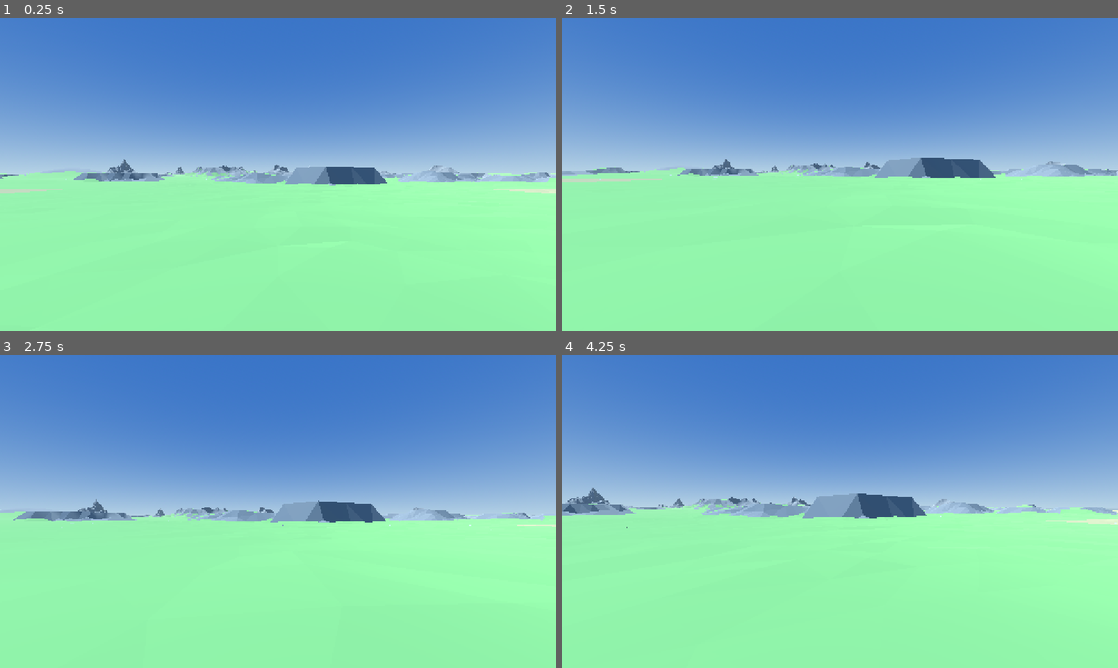
Above: before the commit, frames 1-4 (two rows, left to right).
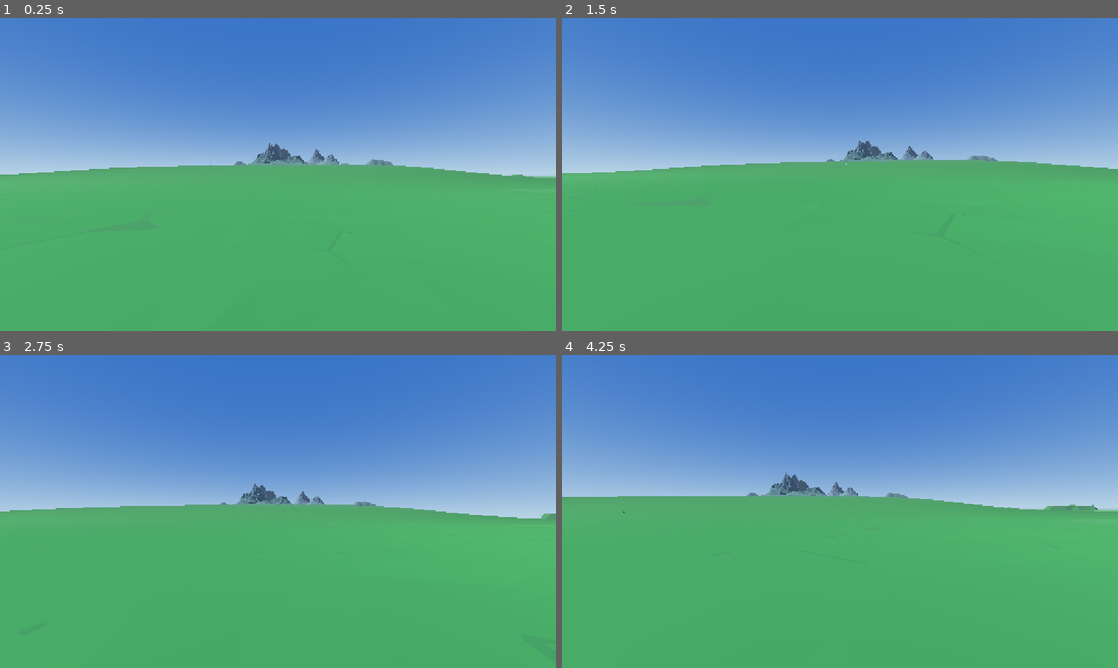
Above: after the commit, the same moments.

Repository: Botopai50/jogo-3d-godot
Game: Godot game, scene res://scenes/main.tscn
Same seed, same stepped clock (60 frames per second), same inputs: the game is played once before the commit and once after it.
Inputs (mouse positions are in pixels of both pictures, inside the frame that each line leads up to):
- Up to frame 1 (0.25 s): no input
- Up to frame 2 (1.5 s): move the mouse to (867, 174) at 0.52 s; press the mouse at (867, 174) at 0.53 s; hold W (move_forward) from 0.53 s (still down); tap Space (jump) at 0.77 s; move the mouse to (812, 174) at 1.27 s; release the mouse at (812, 174) at 1.28 s; tap Shift (sprint) at 1.35 s
- Up to frame 3 (2.75 s): keep holding W (move_forward); tap Space (jump) at 1.52 s; move the mouse to (289, 505) at 2.02 s; press the mouse at (289, 505) at 2.03 s
- Up to frame 4 (4.25 s): keep holding W (move_forward); move the mouse to (834, 517) at 2.77 s; release the mouse at (834, 517) at 2.78 s; tap Shift (sprint) at 2.85 s; click (834, 517) at 2.92 s; tap Space (jump) at 3.02, 3.77 s; move the mouse to (878, 514) at 3.52 s; press the mouse at (878, 514) at 3.53 s

The runs differ from the first frame. In frame 1, 53% of the frame differs, in the area x 0-100%, y 40-100%; in frame 2, 54%; in frame 3, 52%; in frame 4, 54%, in the area x 0-100%, y 37-100%.

Commit message:
feat(cenario): costa organica continua e relevo global da ilha
Aplica a entrega do Codex sobre o gerador da ilha.

- altura macro compartilhada por todos os modulos: a costa fica no nivel
  do mar e o interior sobe ate ~22 m antes dos relevos locais. Como a
  funcao depende so da posicao global, vertices coincidentes de cenas
  diferentes recebem exatamente a mesma altura e nao abrem degrau
- os vertices de cada modulo sao deformados com essa altura e a colisao e
  refeita a partir da mesma malha, entao o que se ve e onde se pisa
  continuam sendo a mesma superficie
- malha costeira procedural continua envolve a grade, mistura o verde com
  a areia, mergulha sob o mar e elimina a silhueta quadrada de 100 m
- limite fisico passa a acompanhar o contorno organico (96 segmentos
  orientados) no lugar das paredes alinhadas as celulas
- relevo forte concentrado numa cadeia curta no miolo, com planicies
  amplas em volta
- shaders/terreno_continuo.gdshader pinta o terreno em coordenadas
  globais, sem repetir textura a cada celula

O teste automatizado ganhou verificacoes para a costa organica, o
casamento entre limite fisico e contorno, o predominio das planicies, a
variacao de altura do terreno base e o material continuo nos props.

Cena menor que a anterior: 75 modulos e 188 mil triangulos, contra 116 e
294 mil.

Co-Authored-By: Claude Opus 5 <noreply@anthropic.com>
Claude-Session: https://claude.ai/code/session_01Yagaft9n3ztCLVUgNcBPFz

Diff:
--- a/scripts/world/gerador_da_ilha.gd
+++ b/scripts/world/gerador_da_ilha.gd
@@ -16,6 +16,7 @@
 const PASTA_TERRENO := "res://scenes/modules/terrain/"
 const PASTA_PROPS := "res://scenes/modules/props/"
 const PASTA_ILHOTAS := "res://scenes/modules/islets/"
+const SHADER_TERRENO_CONTINUO := preload("res://shaders/terreno_continuo.gdshader")
 
 ## Modulos por faixa de relevo, do centro para a borda.
 ##
@@ -53,12 +54,18 @@
 @export_range(0.0, 0.5, 0.01) var irregularidade_da_costa := 0.18
 ## Mesma semente sempre gera exatamente a mesma ilha.
 @export var semente := 20260830
+## Largura aproximada da faixa costeira organica que aparece alem dos modulos.
+@export_range(20.0, 160.0, 5.0) var largura_da_costa := 55.0
+## Quantidade de lados da silhueta costeira. Valores altos deixam a curva suave.
+@export_range(32, 192, 8) var segmentos_da_costa := 96
+## Quanto a beirada da praia mergulha sob o nivel do mar.
+@export_range(0.1, 3.0, 0.05) var profundidade_da_beirada := 0.8
 
 @export_group("Detalhes")
 ## Quantas montanhas isoladas colocar sobre celulas planas.
-@export_range(0, 8, 1) var quantidade_de_marcos := 4
+@export_range(0, 8, 1) var quantidade_de_marcos := 1
 ## Quantas rochas menores espalhar.
-@export_range(0, 80, 1) var quantidade_de_rochas := 26
+@export_range(0, 80, 1) var quantidade_de_rochas := 10
 ## Quantas ilhotas fundear no mar.
 @export_range(0, 12, 1) var quantidade_de_ilhotas := 5
 ## Altura das paredes invisiveis que seguram o personagem na ilha.
@@ -68,6 +75,7 @@
 var _celulas: Dictionary = {}
 var _celula_de_nascimento := Vector2i.ZERO
 var _aleatorio := RandomNumberGenerator.new()
+var _material_terreno_continuo: ShaderMaterial
 
 
 func _ready() -> void:
@@ -88,6 +96,7 @@
 	var raiz_detalhes := _novo_grupo("Detalhes")
 	var raiz_ilhotas := _novo_grupo("Ilhotas")
 
+	_montar_base_organica()
 	_montar_terreno(raiz_terreno)
 	_montar_limite()
 	_montar_marcos(raiz_detalhes)
@@ -98,10 +107,12 @@
 ## Onde o personagem deve nascer: centro da celula reservada, um pouco acima do
 ## chao para ele assentar com a propria gravidade.
 func posicao_de_nascimento() -> Vector3:
+	var x := _celula_de_nascimento.x * tamanho_do_modulo
+	var z := _celula_de_nascimento.y * tamanho_do_modulo
 	return Vector3(
-		_celula_de_nascimento.x * tamanho_do_modulo,
-		2.5,
-		_celula_de_nascimento.y * tamanho_do_modulo
+		x,
+		_altura_macro_do_terreno(x, z) + 2.5,
+		z
 	)
 
 
@@ -124,6 +135,86 @@
 	return _cache[caminho]
 
 
+func _material_do_terreno() -> ShaderMaterial:
+	if _material_terreno_continuo == null:
+		_material_terreno_continuo = ShaderMaterial.new()
+		_material_terreno_continuo.shader = SHADER_TERRENO_CONTINUO
+	return _material_terreno_continuo
+
+
+## Altura de grande escala compartilhada por todos os modulos. Ela zera antes
+## da praia, mas ergue e ondula o interior da ilha. Como a funcao depende da
+## posicao global, dois vertices coincidentes recebem exatamente a mesma altura
+## mesmo quando pertencem a cenas diferentes.
+func _altura_macro_do_terreno(x: float, z: float) -> float:
+	var ponto := Vector2(x, z)
+	if ponto.is_zero_approx():
+		return 22.0
+	var raio := _raio_na_direcao(ponto.x, ponto.y) * tamanho_do_modulo
+	var distancia_normalizada := ponto.length() / maxf(raio, 1.0)
+	var influencia := 1.0 - smoothstep(0.50, 0.72, distancia_normalizada)
+	if influencia <= 0.0:
+		return 0.0
+
+	var domo := pow(maxf(1.0 - distancia_normalizada, 0.0), 1.5) * 22.0
+	var ondas := (
+		sin(x * 0.007 + z * 0.002 + 0.8)
+		+ sin(z * 0.009 - x * 0.001 - 1.1)
+		+ sin((x - z) * 0.005 + 2.0)
+	) * 2.0
+	return maxf((domo + ondas) * influencia, 0.0)
+
+
+## Incorpora a escala vertical e a altura macro aos vertices de uma instancia
+## e refaz sua colisao. Isso evita tanto as emendas em degrau quanto a diferenca
+## entre o que o jogador ve e a superficie onde ele pisa.
+func _deformar_modulo(modulo: Node3D, escala_vertical: float) -> void:
+	var visual := modulo.get_node_or_null("Malha") as MeshInstance3D
+	var colisao := modulo.get_node_or_null("Colisao") as CollisionShape3D
+	if visual == null or visual.mesh == null or colisao == null:
+		return
+
+	var origem := visual.mesh
+	var transformacao_original := visual.transform
+	var base_deformada := Basis.IDENTITY.scaled(Vector3(1.0, escala_vertical, 1.0)) * transformacao_original.basis
+	var transformacao_da_normal := base_deformada.inverse().transposed()
+	var malha_deformada := ArrayMesh.new()
+
+	for superficie in range(origem.get_surface_count()):
+		var arrays: Array = origem.surface_get_arrays(superficie)
+		var vertices: PackedVector3Array = arrays[Mesh.ARRAY_VERTEX]
+		var normais: PackedVector3Array = arrays[Mesh.ARRAY_NORMAL]
+
+		for indice in range(vertices.size()):
+			var vertice := transformacao_original * vertices[indice]
+			vertice.y *= escala_vertical
+			var ponto_na_ilha := modulo.transform * vertice
+			vertice.y += _altura_macro_do_terreno(ponto_na_ilha.x, ponto_na_ilha.z)
+			vertices[indice] = vertice
+
+		for indice in range(normais.size()):
+			normais[indice] = (transformacao_da_normal * normais[indice]).normalized()
+
+		arrays[Mesh.ARRAY_VERTEX] = vertices
+		arrays[Mesh.ARRAY_NORMAL] = normais
+		malha_deformada.add_surface_from_arrays(origem.surface_get_primitive_type(superficie), arrays)
+
+	visual.transform = Transform3D.IDENTITY
+	visual.mesh = malha_deformada
+	colisao.transform = Transform3D.IDENTITY
+	colisao.shape = malha_deformada.create_trimesh_shape()
+
+
+## Percorre a cena inteira porque alguns props guardam a malha mais de um
+## nivel abaixo da raiz. Assim terreno, montanhas isoladas e rochas recebem
+## exatamente o mesmo material em coordenadas globais.
+func _aplicar_material_continuo(raiz: Node) -> void:
+	if raiz is MeshInstance3D:
+		(raiz as MeshInstance3D).material_override = _material_do_terreno()
+	for filho: Node in raiz.get_children():
+		_aplicar_material_continuo(filho)
+
+
 ## Ruido barato e estavel por celula, no lugar de uma textura de ruido.
 func _ruido(gx: int, gz: int, sal: int) -> float:
 	var n := sin(float(gx) * 12.9898 + float(gz) * 78.233 + float(sal + semente) * 0.137) * 43758.5453
@@ -131,10 +222,10 @@
 
 
 ## Raio da ilha na direcao de uma celula, com a costa ondulada.
-func _raio_na_direcao(gx: int, gz: int) -> float:
-	if gx == 0 and gz == 0:
+func _raio_na_direcao(gx: float, gz: float) -> float:
+	if is_zero_approx(gx) and is_zero_approx(gz):
 		return float(raio_em_modulos)
-	var angulo := atan2(float(gz), float(gx))
+	var angulo := atan2(gz, gx)
 	var ondulacao := (
 		sin(angulo * 3.0 + float(semente % 17)) * 0.55
 		+ sin(angulo * 5.0 - float(semente % 29)) * 0.30
@@ -143,13 +234,27 @@
 	return raio_em_modulos * (1.0 + irregularidade_da_costa * ondulacao)
 
 
+## So usa um modulo quadrado quando todos os seus cantos cabem dentro da
+## costa. A praia procedural preenche a faixa restante e passa a definir a
+## silhueta da ilha, sem os antigos degraus de 100 metros.
+func _modulo_cabe_na_ilha(gx: int, gz: int) -> bool:
+	var recuo := largura_da_costa / tamanho_do_modulo
+	var cantos: Array[Vector2] = [Vector2(-0.5, -0.5), Vector2(0.5, -0.5),
+			Vector2(0.5, 0.5), Vector2(-0.5, 0.5)]
+	for canto: Vector2 in cantos:
+		var ponto: Vector2 = Vector2(float(gx), float(gz)) + canto
+		if ponto.length() + recuo > _raio_na_direcao(ponto.x, ponto.y):
+			return false
+	return true
+
+
 func _marcar_terra() -> void:
 	var alcance := raio_em_modulos + 3
 	for gz in range(-alcance, alcance + 1):
 		for gx in range(-alcance, alcance + 1):
 			var distancia := Vector2(gx, gz).length()
-			var raio := _raio_na_direcao(gx, gz)
-			if distancia <= raio:
+			var raio := _raio_na_direcao(float(gx), float(gz))
+			if _modulo_cabe_na_ilha(gx, gz):
 				_celulas[Vector2i(gx, gz)] = distancia / maxf(raio, 0.001)
 
 	# O personagem nasce numa celula plana perto da costa sul, de onde da para
@@ -169,23 +274,53 @@
 		and _e_terra(gx, gz + 1) and _e_terra(gx, gz - 1))
 
 
+func _intensidade_do_relevo(gx: int, gz: int) -> float:
+	var t: float = _celulas[Vector2i(gx, gz)]
+	var distancia_do_eixo := absf(float(gz) * 0.88 - float(gx) * 0.34)
+	var forca_da_cadeia := clampf(1.0 - distancia_do_eixo / 2.2, 0.0, 1.0)
+	forca_da_cadeia *= clampf(1.15 - t, 0.0, 1.0)
+	# Ruido baixo quebra a simetria sem permitir saltos de planicie direto para
+	# montanha entre duas celulas vizinhas.
+	forca_da_cadeia += (_ruido(gx, gz, 6) - 0.5) * 0.08
+	return clampf(forca_da_cadeia, 0.0, 1.0)
+
+
 func _faixa_da_celula(gx: int, gz: int) -> String:
 	if Vector2i(gx, gz) == _celula_de_nascimento:
 		return "planicie"
-	if _e_borda(gx, gz):
-		return "praia"
-	var t: float = _celulas[Vector2i(gx, gz)] + (_ruido(gx, gz, 1) - 0.5) * 0.12
-	if t > 0.86:
-		return "praia" if _ruido(gx, gz, 2) < 0.45 else "planicie"
-	if t > 0.70:
-		return "planicie" if _ruido(gx, gz, 2) < 0.25 else "colina"
-	if t > 0.52:
-		return "colina" if _ruido(gx, gz, 6) < 0.80 else "morro"
-	if t > 0.34:
-		return "morro" if _ruido(gx, gz, 6) < 0.65 else "montanha"
-	if t > 0.16:
-		return "montanha" if _ruido(gx, gz, 6) < 0.80 else "rochedo"
-	return "pico"
+	var t: float = _celulas[Vector2i(gx, gz)]
+	var intensidade := _intensidade_do_relevo(gx, gz)
+	var sorte := _ruido(gx, gz, 18)
+
+	if t > 0.72:
+		return "planicie"
+	if intensidade > 0.84:
+		return "pico"
+	if intensidade > 0.64:
+		return "montanha"
+	if intensidade > 0.44:
+		return "morro"
+	if intensidade > 0.23:
+		return "colina"
+	return "rochedo" if sorte > 0.96 else "planicie"
+
+
+func _escala_vertical(faixa: String, gx: int, gz: int) -> float:
+	var intensidade := _intensidade_do_relevo(gx, gz)
+	var variacao := (_ruido(gx, gz, 120) - 0.5) * 0.12
+	match faixa:
+		"pico":
+			return 1.15 + intensidade * 0.55 + variacao
+		"montanha":
+			return 0.72 + intensidade * 0.62 + variacao
+		"morro":
+			return 0.48 + intensidade * 0.68 + variacao
+		"colina":
+			return 0.30 + intensidade * 0.72 + variacao
+		"rochedo":
+			return 0.48 + intensidade * 0.45 + variacao
+		_:
+			return 0.34 + variacao
 
 
 func _montar_terreno(raiz: Node3D) -> void:
@@ -204,11 +339,85 @@
 		# Girar em multiplos de 90 graus quebra a repeticao sem abrir fresta,
 		# porque a pegada e quadrada e as bordas ficam todas na altura zero.
 		modulo.rotation.y = float(int(_ruido(gx, gz, 4) * 4.0) % 4) * PI * 0.5
+		_deformar_modulo(modulo, _escala_vertical(faixa, gx, gz))
+		_aplicar_material_continuo(modulo)
 		raiz.add_child(modulo)
 
 
-## Paredes invisiveis em cada aresta de terra que da para o mar. Sem elas o
-## personagem cairia da borda da ilha para fora do cenario.
+## Cria uma praia continua com contorno arredondado. O miolo fica alguns
+## centimetros abaixo dos modulos, enquanto a borda mergulha no oceano; isso
+## esconde a geometria quadrada sem causar z-fighting.
+func _montar_base_organica() -> void:
+	var malha := ArrayMesh.new()
+	var vertices := PackedVector3Array()
+	var normais := PackedVector3Array()
+	var cores := PackedColorArray()
+	var indices := PackedInt32Array()
+	var segmentos := maxi(segmentos_da_costa, 32)
+	# O tom interno acompanha a media do shader continuo para que a borda dos
+	# modulos desapareca visualmente sobre a base.
+	var cor_terreno := Color(0.28, 0.54, 0.26)
+	var cor_areia := Color(0.56, 0.50, 0.31)
+
+	vertices.append(Vector3(0.0, -0.03, 0.0))
+	normais.append(Vector3.UP)
+	cores.append(cor_terreno)
+	for i in range(segmentos):
+		var angulo := TAU * float(i) / float(segmentos)
+		var direcao := Vector2(cos(angulo), sin(angulo))
+		var raio_externo := _raio_na_direcao(direcao.x, direcao.y) * tamanho_do_modulo
+		var raio_interno := maxf(raio_externo - largura_da_costa, 1.0)
+		vertices.append(Vector3(direcao.x * raio_interno, -0.03, direcao.y * raio_interno))
+		normais.append(Vector3.UP)
+		cores.append(cor_terreno)
+		vertices.append(Vector3(direcao.x * raio_externo, -profundidade_da_beirada, direcao.y * raio_externo))
+		normais.append(Vector3.UP)
+		cores.append(cor_areia)
+
+	for i in range(segmentos):
+		var proximo := (i + 1) % segmentos
+		var interno := 1 + i * 2
+		var externo := interno + 1
+		var interno_proximo := 1 + proximo * 2
+		var externo_proximo := interno_proximo + 1
+
+		indices.append_array([0, interno, interno_proximo])
+		indices.append_array([interno, externo_proximo, interno_proximo])
+		indices.append_array([interno, externo, externo_proximo])
+
+	var arrays := []
+	arrays.resize(Mesh.ARRAY_MAX)
+	arrays[Mesh.ARRAY_VERTEX] = vertices
+	arrays[Mesh.ARRAY_NORMAL] = normais
+	arrays[Mesh.ARRAY_COLOR] = cores
+	arrays[Mesh.ARRAY_INDEX] = indices
+	malha.add_surface_from_arrays(Mesh.PRIMITIVE_TRIANGLES, arrays)
+
+	var material := StandardMaterial3D.new()
+	material.albedo_color = Color.WHITE
+	material.vertex_color_use_as_albedo = true
+	material.roughness = 0.96
+	malha.surface_set_material(0, material)
+
+	var corpo := StaticBody3D.new()
+	corpo.name = "CostaOrganica"
+	corpo.collision_layer = 1
+	corpo.collision_mask = 0
+	add_child(corpo)
+
+	var visual := MeshInstance3D.new()
+	visual.name = "Malha"
+	visual.mesh = malha
+	corpo.add_child(visual)
+
+	var colisao := CollisionShape3D.new()
+	colisao.name = "Colisao"
+	colisao.shape = malha.create_trimesh_shape()
+	corpo.add_child(colisao)
+
+
+## Paredes invisiveis ao longo do contorno organico. Sem elas o personagem
+## poderia atravessar a linha da costa e cair para fora do cenario.
 func _montar_limite() -> void:
 	var corpo := StaticBody3D.new()
 	corpo.name = "LimiteDaIlha"
@@ -216,29 +425,26 @@
 	corpo.collision_mask = 0
 	add_child(corpo)
 
-	var meio := tamanho_do_modulo * 0.5
-	var espessura := 2.0
-	var direcoes := [
-		[Vector2i(1, 0), Vector3(meio, 0.0, 0.0), Vector3(espessura, altura_do_limite, tamanho_do_modulo)],
-		[Vector2i(-1, 0), Vector3(-meio, 0.0, 0.0), Vector3(espessura, altura_do_limite, tamanho_do_modulo)],
-		[Vector2i(0, 1), Vector3(0.0, 0.0, meio), Vector3(tamanho_do_modulo, altura_do_limite, espessura)],
-		[Vector2i(0, -1), Vector3(0.0, 0.0, -meio), Vector3(tamanho_do_modulo, altura_do_limite, espessura)],
-	]
-	var quantidade := 0
-	for celula in _celulas.keys():
-		var base := Vector3(celula.x * tamanho_do_modulo, 0.0, celula.y * tamanho_do_modulo)
-		for direcao in direcoes:
-			var vizinho: Vector2i = celula + direcao[0]
-			if _celulas.has(vizinho):
-				continue
-			var caixa := BoxShape3D.new()
-			caixa.size = direcao[2]
-			var forma := CollisionShape3D.new()
-			forma.name = "Limite%d" % quantidade
-			forma.shape = caixa
-			forma.position = base + direcao[1] + Vector3(0.0, altura_do_limite * 0.5 - 5.0, 0.0)
-			corpo.add_child(forma)
-			quantidade += 1
+	var segmentos := maxi(segmentos_da_costa, 32)
+	for i in range(segmentos):
+		var angulo_a := TAU * float(i) / float(segmentos)
+		var angulo_b := TAU * float(i + 1) / float(segmentos)
+		var direcao_a := Vector2(cos(angulo_a), sin(angulo_a))
+		var direcao_b := Vector2(cos(angulo_b), sin(angulo_b))
+		var raio_a := _raio_na_direcao(direcao_a.x, direcao_a.y) * tamanho_do_modulo
+		var raio_b := _raio_na_direcao(direcao_b.x, direcao_b.y) * tamanho_do_modulo
+		var ponto_a := Vector3(direcao_a.x * raio_a, 0.0, direcao_a.y * raio_a)
+		var ponto_b := Vector3(direcao_b.x * raio_b, 0.0, direcao_b.y * raio_b)
+		var trecho := ponto_b - ponto_a
+
+		var caixa := BoxShape3D.new()
+		caixa.size = Vector3(trecho.length() + 1.0, altura_do_limite, 2.0)
+		var forma := CollisionShape3D.new()
+		forma.name = "Limite%d" % i
+		forma.shape = caixa
+		forma.position = (ponto_a + ponto_b) * 0.5 + Vector3(0.0, altura_do_limite * 0.5 - 5.0, 0.0)
+		forma.rotation.y = -atan2(trecho.z, trecho.x)
+		corpo.add_child(forma)
 
 
 func _celulas_planas() -> Array:
@@ -272,7 +478,9 @@
 		var marco := _cena(PASTA_PROPS, nome).instantiate() as Node3D
 		marco.name = "Marco_%d_%d" % [celula.x, celula.y]
 		marco.position = Vector3(celula.x * tamanho_do_modulo, 0.0, celula.y * tamanho_do_modulo)
+		marco.position.y = _altura_macro_do_terreno(marco.position.x, marco.position.z)
 		marco.rotation.y = _ruido(celula.x, celula.y, 5) * TAU
+		_aplicar_material_continuo(marco)
 		raiz.add_child(marco)
 		usadas += 1
 
@@ -292,11 +500,13 @@
 			(_ruido(celula.x, celula.y, 40 + i) - 0.5) * tamanho_do_modulo * 0.5
 		)
 		rocha.position = Vector3(celula.x * tamanho_do_modulo, 0.0, celula.y * tamanho_do_modulo) + desvio
+		rocha.position.y = _altura_macro_do_terreno(rocha.position.x, rocha.position.z)
 		rocha.rotation.y = _ruido(celula.x, celula.y, 70 + i) * TAU
 		# Rochas maiores que o tamanho original: nas planicies de 100 m elas
 		# so viram ponto de referencia se derem para ver de longe.
 		var escala := 1.6 + _ruido(celula.x, celula.y, 90 + i) * 1.6
 		rocha.scale = Vector3(escala, escala, escala)
+		_aplicar_material_continuo(rocha)
 		raiz.add_child(rocha)
 
 
--- /dev/null
+++ b/shaders/terreno_continuo.gdshader
@@ -0,0 +1,29 @@
+shader_type spatial;
+render_mode diffuse_burley, specular_disabled;
+
+varying vec3 posicao_mundo;
+
+
+void vertex() {
+	posicao_mundo = (MODEL_MATRIX * vec4(VERTEX, 1.0)).xyz;
+}
+
+
+void fragment() {
+	// Manchas amplas em coordenadas globais atravessam as emendas dos modulos.
+	float onda_a = sin(posicao_mundo.x * 0.012 + posicao_mundo.z * 0.006);
+	float onda_b = sin(posicao_mundo.z * 0.015 - posicao_mundo.x * 0.004);
+	float variacao = clamp(onda_a * 0.28 + onda_b * 0.22 + 0.5, 0.0, 1.0);
+
+	vec3 grama_escura = vec3(0.19, 0.43, 0.20);
+	vec3 grama_clara = vec3(0.36, 0.64, 0.31);
+	vec3 terreno = mix(grama_escura, grama_clara, variacao);
+
+	// A rocha aparece aos poucos com a altitude, sem trocar de material de uma
+	// celula para outra. Dois limiares evitam uma linha horizontal muito nítida.
+	float rocha_baixa = smoothstep(7.0, 19.0, posicao_mundo.y);
+	float rocha_alta = smoothstep(22.0, 42.0, posicao_mundo.y);
+	vec3 rocha = mix(vec3(0.34, 0.38, 0.40), vec3(0.49, 0.53, 0.55), variacao);
+	ALBEDO = mix(terreno, rocha, clamp(rocha_baixa * 0.72 + rocha_alta * 0.28, 0.0, 1.0));
+	ROUGHNESS = 0.96;
+}
--- a/tools/testar.gd
+++ b/tools/testar.gd
@@ -54,6 +54,34 @@
 	print("  nascimento:         %s" % str(ilha.posicao_de_nascimento()))
 	checar(modulos > 60, "a ilha tem modulos suficientes", "(%d)" % modulos)
 	checar(limite.get_child_count() > 20, "a costa esta cercada por limites", "(%d)" % limite.get_child_count())
+	checar(ilha.has_node("CostaOrganica"), "a costa organica foi gerada")
+	checar(limite.get_child_count() == ilha.segmentos_da_costa,
+		"o limite fisico acompanha o contorno organico", "(%d segmentos)" % limite.get_child_count())
+
+	var planicies := 0
+	var relevos_altos := 0
+	for modulo in terreno.get_children():
+		var nome: String = modulo.name
+		if nome.begins_with("planicie"):
+			planicies += 1
+		if nome.begins_with("montanha") or nome.begins_with("pico"):
+			relevos_altos += 1
+	print("  planicies:          %d | montanhas/picos: %d" % [planicies, relevos_altos])
+	var altura_do_miolo: float = ilha._altura_macro_do_terreno(0.0, 0.0)
+	var altura_da_costa: float = ilha._altura_macro_do_terreno(0.0, ilha.raio_em_metros() * 0.85)
+	print("  altura macro:       miolo %.2f m | costa %.2f m" % [altura_do_miolo, altura_da_costa])
+	checar(planicies > relevos_altos * 2, "as planicies predominam sobre relevos altos")
+	checar(altura_do_miolo - altura_da_costa > 15.0, "o terreno base tem alturas variadas")
+
+	var props_sem_material := 0
+	var nos_de_detalhe: Array = [ilha.get_node("Detalhes")]
+	while not nos_de_detalhe.is_empty():
+		var detalhe: Node = nos_de_detalhe.pop_back()
+		for filho in detalhe.get_children():
+			nos_de_detalhe.append(filho)
+		if detalhe is MeshInstance3D and (detalhe as MeshInstance3D).material_override == null:
+			props_sem_material += 1
+	checar(props_sem_material == 0, "montanhas e rochas usam o material continuo")
 
 	print("--- assentar no chao ---")
 	await avancar(90)
Not shown, added: shaders/terreno_continuo.gdshader.uid
Not shown, changed: README.md
